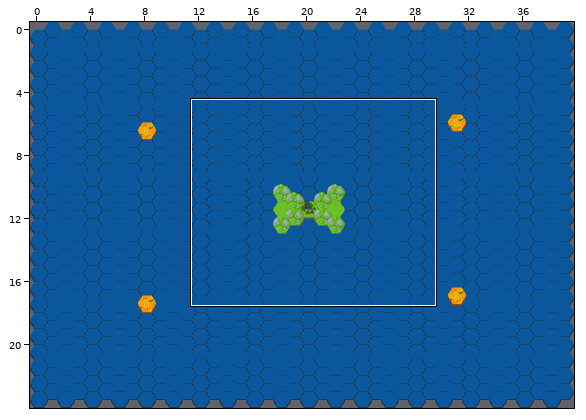
An edit to a level. Tiled map, HAPI_APP/Data/Level6.tmx. Above, an overview of the earlier version with the close-up marked.
Close-up. The starting point:
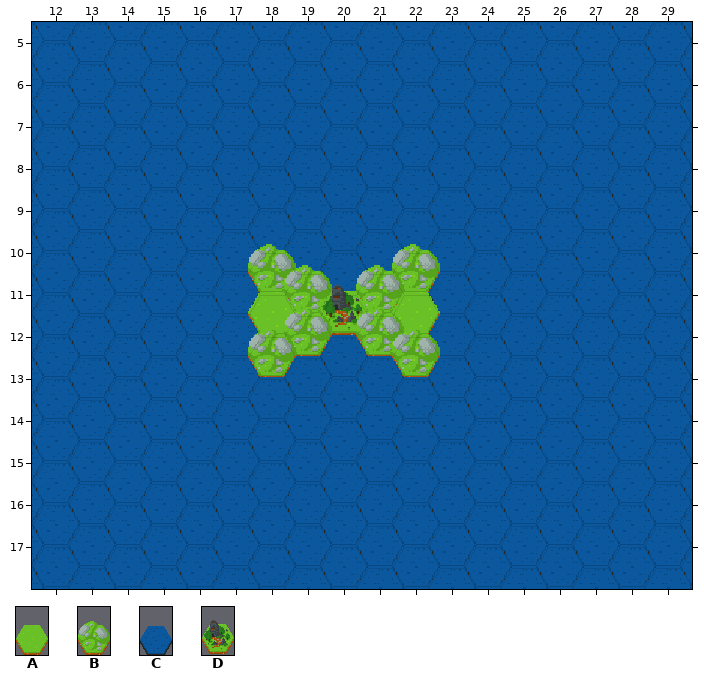
Cells are 32x28 px. Hexagonal. Every second column is shifted by half a cell. Shown: x 12..29, y 5..17.
Key: from "hexTiles_surface": A 0, B 3, C 7, D 36.
_ is an empty cell.
Layer "Tile Layer 1" before, first column x 12:
 5 CCCCCCCCCCCCCCCCCC
 6 CCCCCCCCCCCCCCCCCC
 7 CCCCCCCCCCCCCCCCCC
 8 CCCCCCCCCCCCCCCCCC
 9 CCCCCCCCCCCCCCCCCC
10 CCCCCCBCCCBCCCCCCC
11 CCCCCCABDBACCCCCCC
12 CCCCCCBBCBBCCCCCCC
13 CCCCCCCCCCCCCCCCCC
14 CCCCCCCCCCCCCCCCCC
15 CCCCCCCCCCCCCCCCCC
16 CCCCCCCCCCCCCCCCCC
17 CCCCCCCCCCCCCCCCCC
New version:
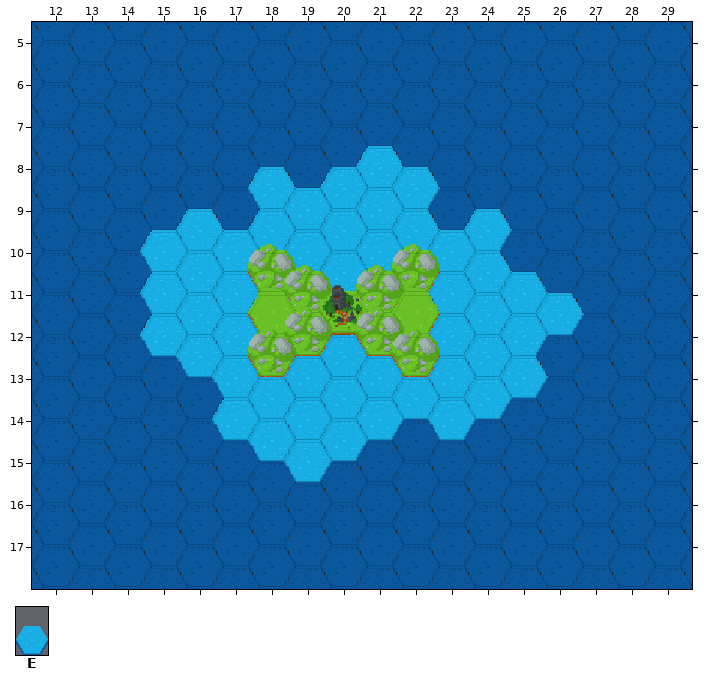
Further tiles: from "hexTiles_surface": E 6.
The author wrote: Fixed Spawn Locations.
What changed:
{"where": "layer \"Tile Layer 1\""}
{"y":8,"x":18,"old":"C","new":"E"}
{"y":8,"x":20,"old":"CCC","new":"EEE"}
{"y":9,"x":16,"old":"C","new":"E"}
{"y":9,"x":18,"old":"CCCCC","new":"EEEEE"}
{"y":9,"x":24,"old":"C","new":"E"}
{"y":10,"x":15,"old":"CCC","new":"EEE"}
{"y":10,"x":19,"old":"CCC","new":"EEE"}
{"y":10,"x":23,"old":"CC","new":"EE"}
{"y":11,"x":15,"old":"CCC","new":"EEE"}
{"y":11,"x":23,"old":"CCCC","new":"EEEE"}
{"y":12,"x":15,"old":"CCC","new":"EEE"}
{"y":12,"x":20,"old":"C","new":"E"}
{"y":12,"x":23,"old":"CCC","new":"EEE"}
{"y":13,"x":17,"old":"CCCCCCCCC","new":"EEEEEEEEE"}
{"y":14,"x":17,"old":"CCCCC","new":"EEEEE"}
{"y":14,"x":23,"old":"C","new":"E"}
{"y":15,"x":19,"old":"C","new":"E"}
{"label":"changed","picture_box":[140,146,584,482]}
